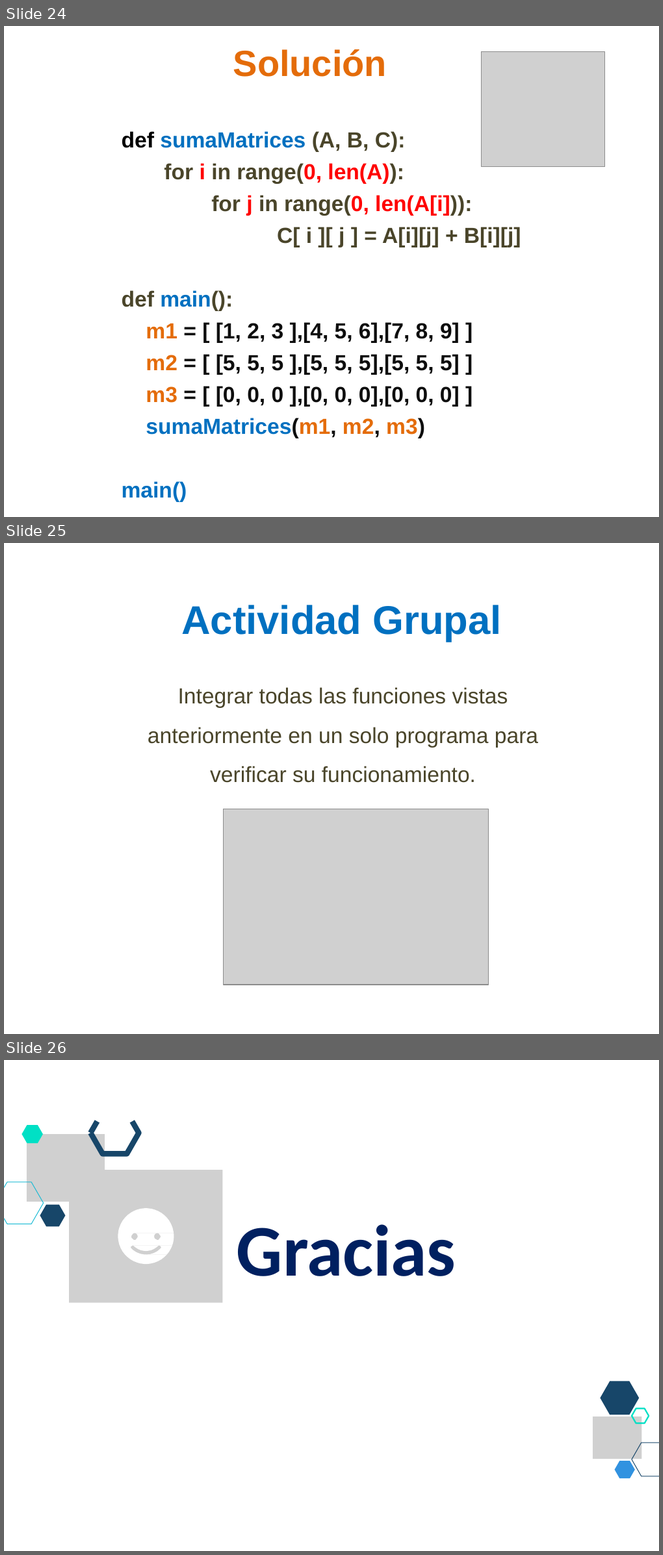
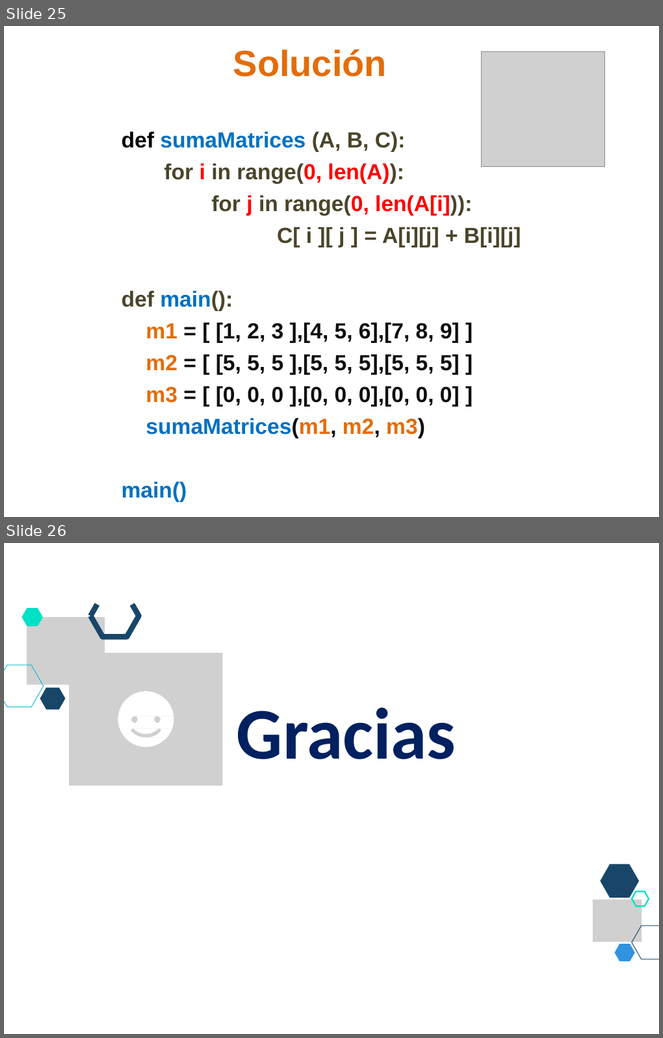
Before and after one commit to lizetheP/PensamientoC, a slide deck: CalendarioAgo20L/presentaciones/10_Matrices.pptx. Shown one above the other, each under a label of ours: slides 24, 25 and 26 before the commit, slides 25 and 26 after it. The pictures are 663x1555 and 663x1038 pixels, drawn with LibreOffice and Linux fonts; fonts in the diff are those of the drawing; grey boxes stand for pictures. Boxes give left, top, right and bottom in pixels: in the first picture for what was removed or moved away, otherwise in the second. Text is boxed around its words. In the diff, an @@ line names an element or a change of style, - is before the commit and + after.

```diff
--- a/CalendarioAgo20L/presentaciones/10_Matrices.pptx
+++ b/CalendarioAgo20L/presentaciones/10_Matrices.pptx
@@ slide 25 removed at (4,543,659,1034), background #FFFFFF @@
@@ text removed at (181,605,501,642) @@
-Actividad Grupal
@@ text removed at (148,687,538,783) @@
-Integrar todas las funciones vistas
-anteriormente en un solo programa para
-verificar su funcionamiento.
@@ picture removed at (224,809,489,984) @@
@@ what was slide 24 is now slide 25 @@
```
Also in this commit, not shown: 6 slides changed, 2 slides added, 1 other slide removed, 7 other files.
